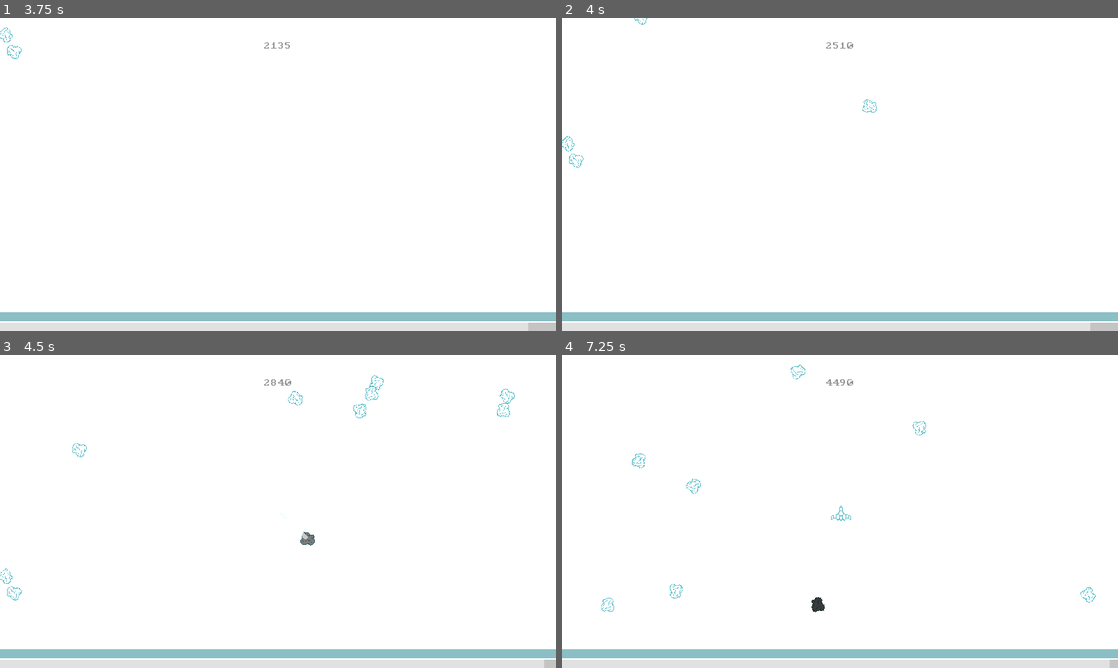
Above: before the commit, frames 1-4 (two rows, left to right).
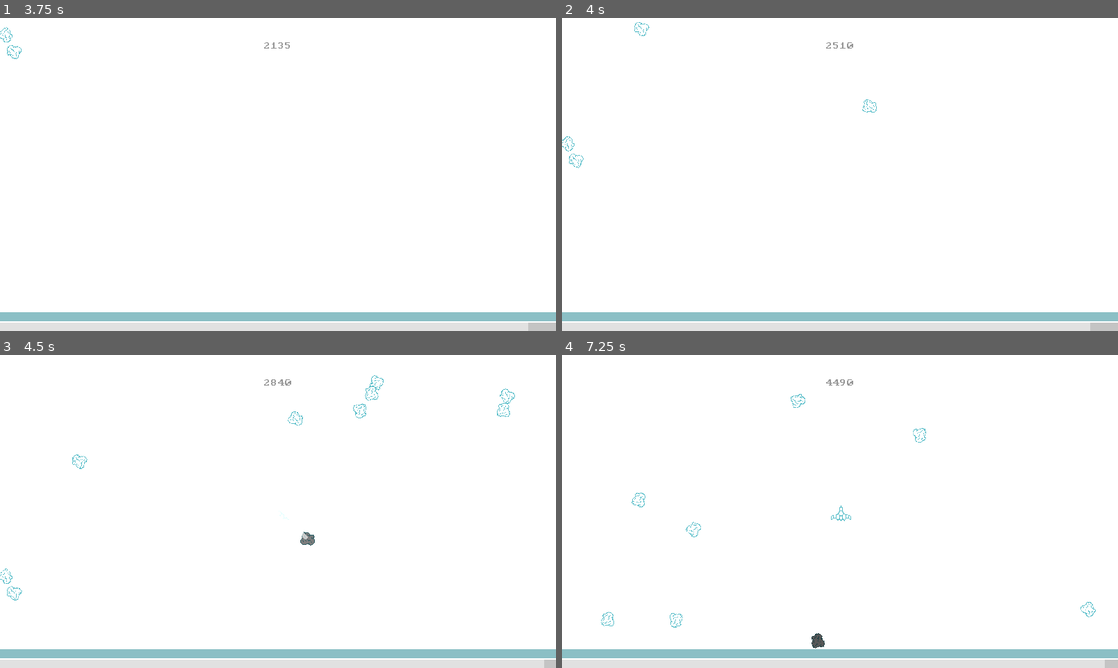
Above: after the commit, the same moments.

Repository: lajollagamesclub/project-mark
Game: Godot game, scene res://Main.tscn
Same seed, same stepped clock (60 frames per second), same inputs: the game is played once before the commit and once after it. The engine's default icon, where the game draws it, is replaced by a stand-in: a white triangle on a blue panel in a dark square.
Inputs:
- Up to frame 1 (3.75 s): tap Space (g_dash) at 0.5, 0.6, 1.25, 1.35, 2, 2.1, 2.75, 2.85, 3.5, 3.6 s; hold E (g_dash_right) 0.53-1.28 s; hold S (g_down) 1.28-2.03 s; hold E (g_dash_right) 2.03-2.78 s; hold Up (g_fire_up) 2.78-3.53 s; hold Q (g_dash_left) from 3.53 s (still down)
- Up to frame 2 (4 s): keep holding Q (g_dash_left)
- Up to frame 3 (4.5 s): keep holding Q (g_dash_left); tap Space (g_dash) at 4.25, 4.35 s
- Up to frame 4 (7.25 s): release Q (g_dash_left) at 5.03 s; hold S (g_down) 5.03-5.78 s; tap Space (g_dash) at 5.1, 5.85, 6.6 s; hold E (g_dash_right) 5.78-6.53 s; hold Up (g_fire_up) from 6.53 s (still down)

Frame 1 is identical in both runs. In frame 2, less than 0.1% of the frame differs, in the area x 13-16%, y 0-6%; in frame 3, 0.1%; in frame 4, 0.6%, in the area x 7-99%, y 3-100%.

Commit message:
Increase number of asteroids with difficulty

Diff:
--- a/src/AsteroidSpawner.gd
+++ b/src/AsteroidSpawner.gd
@@ -1,18 +1,24 @@
 tool
 extends Node2D
+
+const game_state = preload("res://game_state.tres")
 
 export (bool) var show_spawn_visually = false
 export var safe_radius = 500.0
 export var camera_view_radius = 400.0
 export var player_visibility_radius = 1000.0
-export var target_enemies: int = 60
+#export var target_enemies: int = 60
 export (PackedScene) var to_spawn_pack
 export (NodePath) var player_path = ""
+export (Curve) var spawn_time_curve: Curve
+export (float) var max_distance: float = 50000 # will stop scaling difficulty
 
+var target_enemies: int = 60
 var player_node: Node2D = null
 var number_of_enemies: int = 0
 
 func _ready():
+	spawn_time_curve.bake()
 	if !Engine.editor_hint:
 		player_node = get_node(player_path)
 	randomize()
@@ -37,6 +43,9 @@
 			add_child(cur_enemy)
 			number_of_enemies += 1
 
+	var cur_distance_fraction: float = min(1.0, float(game_state.cur_distance)/max_distance)
+	target_enemies = spawn_time_curve.interpolate_baked(cur_distance_fraction)
+
 func enemy_died():
 	number_of_enemies -= 1
 
--- a/src/Main.tscn
+++ b/src/Main.tscn
@@ -35,15 +35,20 @@
 shader_param/density = 3.0
 
 [sub_resource type="Curve" id=3]
+min_value = 75.0
+max_value = 300.0
+_data = [ Vector2( 0, 75 ), 0.0, 64.854, 0, 1, Vector2( 0.709285, 121 ), 0.0, 0.0, 0, 0, Vector2( 1, 300 ), 615.724, 0.0, 1, 0 ]
+
+[sub_resource type="Curve" id=4]
 min_value = 0.2
 max_value = 3.0
 _data = [ Vector2( 0, 3 ), 0.0, -4.44595, 0, 0, Vector2( 0.432544, 1.64928 ), 0.0, 0.0, 0, 0, Vector2( 0.788848, 0.81152 ), 0.0, 0.0, 0, 0, Vector2( 1, 0.6144 ), -1.11846, 0.0, 0, 0 ]
 
-[sub_resource type="DynamicFont" id=4]
+[sub_resource type="DynamicFont" id=5]
 size = 36
 font_data = ExtResource( 13 )
 
-[sub_resource type="DynamicFont" id=5]
+[sub_resource type="DynamicFont" id=6]
 size = 26
 font_data = ExtResource( 13 )
 
@@ -96,19 +101,18 @@
 texture = ExtResource( 6 )
 
 [node name="AsteroidSpawner" parent="." instance=ExtResource( 7 )]
-show_spawn_visually = false
 safe_radius = 800.0
 camera_view_radius = 1920.0
 player_visibility_radius = 3000.0
-target_enemies = 75
 to_spawn_pack = ExtResource( 8 )
 player_path = NodePath("../Player")
+spawn_time_curve = SubResource( 3 )
 
 [node name="EnemySpawner" type="Node2D" parent="."]
 script = ExtResource( 9 )
 player_path = NodePath("../Player")
 enemy_pack = ExtResource( 10 )
-spawn_time_curve = SubResource( 3 )
+spawn_time_curve = SubResource( 4 )
 
 [node name="InstructionsLabel" type="Label" parent="."]
 margin_left = -184.0
Not shown: 3 places in src/Main.tscn that only renumber resources
